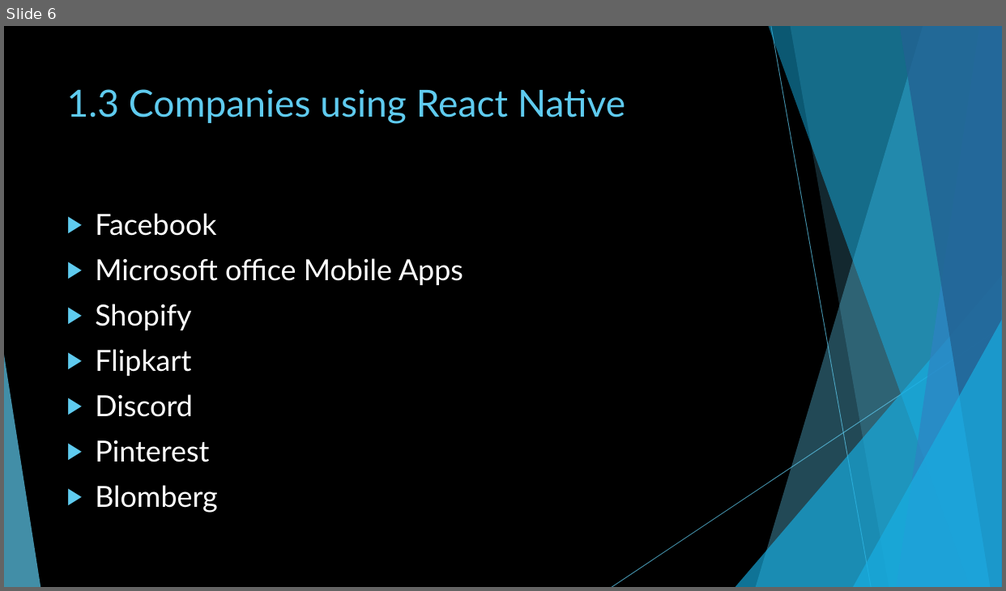
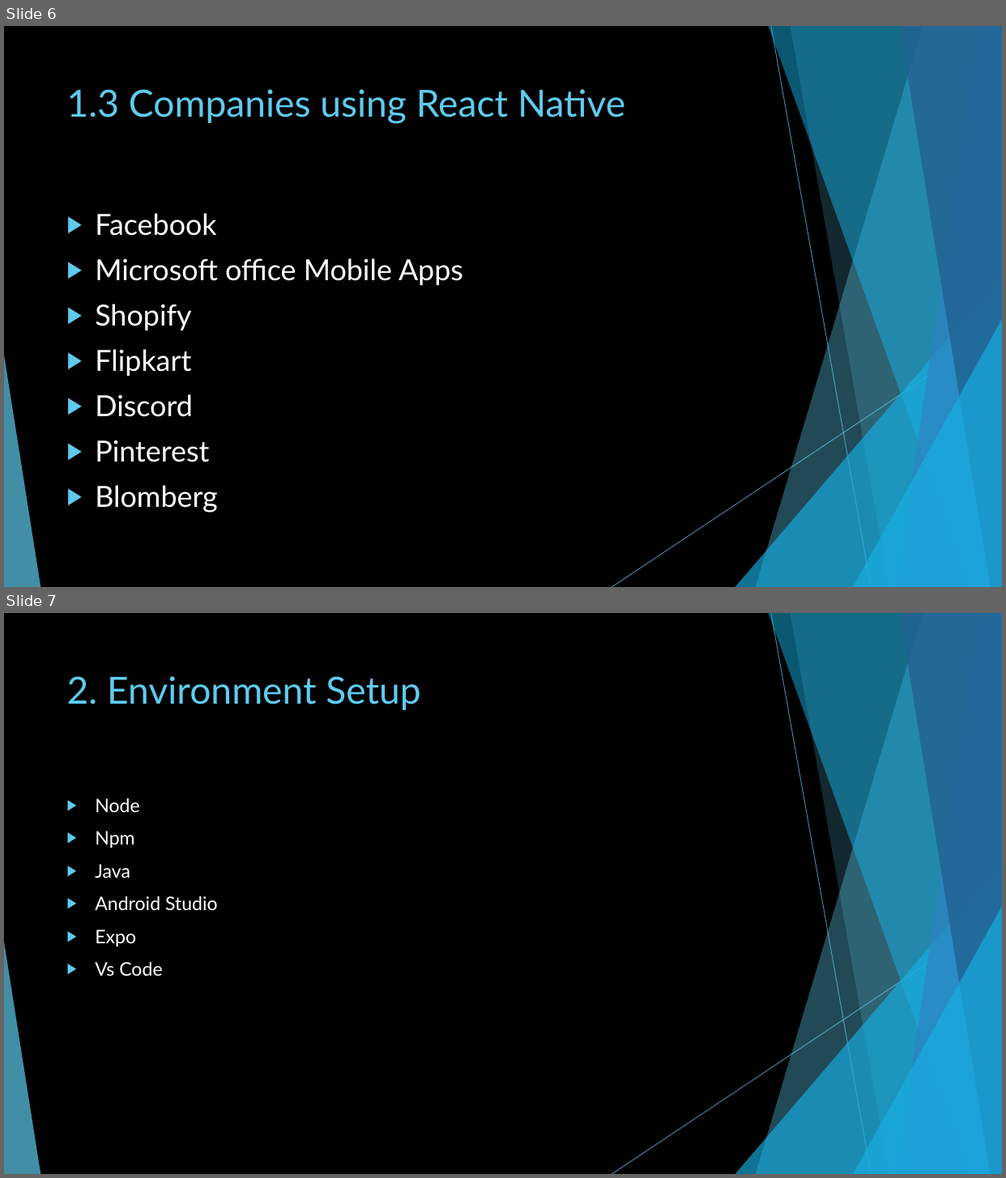
Before and after one commit to rupamswain1/react-native-tutorial, a slide deck: React-native.pptx. Shown one above the other, each under a label of ours: slide 6 before the commit, slides 6 and 7 after it. The pictures are 1006x591 and 1006x1178 pixels, drawn with LibreOffice and Linux fonts; fonts in the diff are those of the drawing. Boxes give left, top, right and bottom in pixels: in the first picture for what was removed or moved away, otherwise in the second. Text is boxed around its words. In the diff, an @@ line names an element or a change of style, - is before the commit and + after.

Commit message:
new project folder for environment setup

```diff
--- a/React-native.pptx
+++ b/React-native.pptx
@@ slide 7 added at (4, 613, 1002, 1174), background #000000; not listed: 10 template elements that a slide beside it also shows @@
@@ title added at (67, 676, 420, 710), 36 pt, text #5FCBEF @@
+2. Environment Setup
@@ text added at (95, 798, 218, 976), 18 pt, text #FFFFFF @@
+▶ Node
+▶ Npm
+▶ Java
+▶ Android Studio
+▶ Expo
+▶ Vs Code
```
Also in this commit, not shown: 10 other files.
